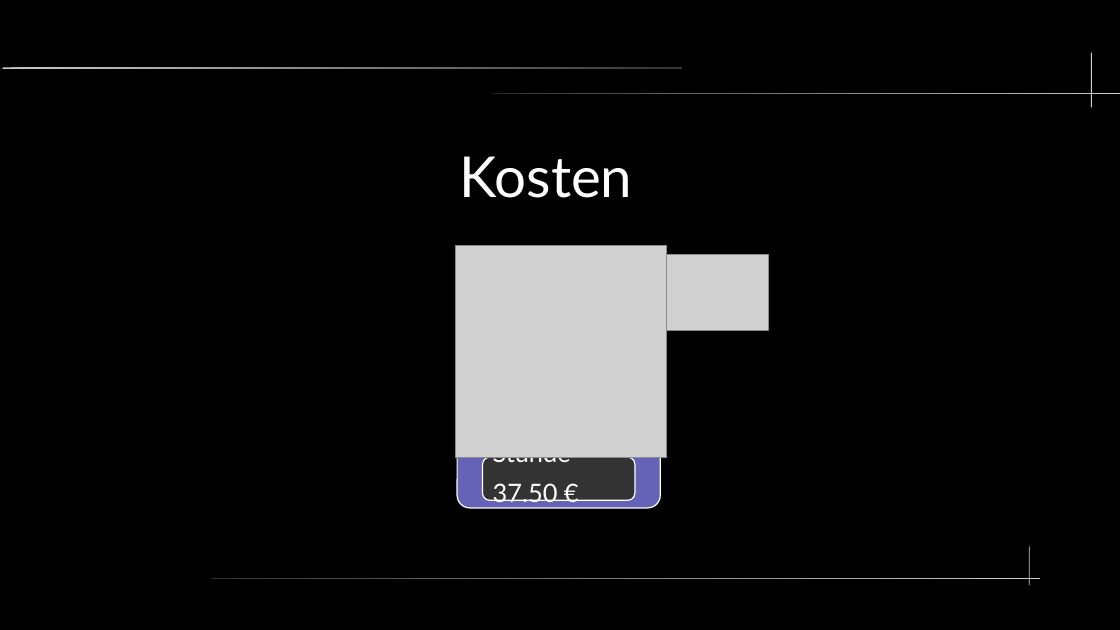
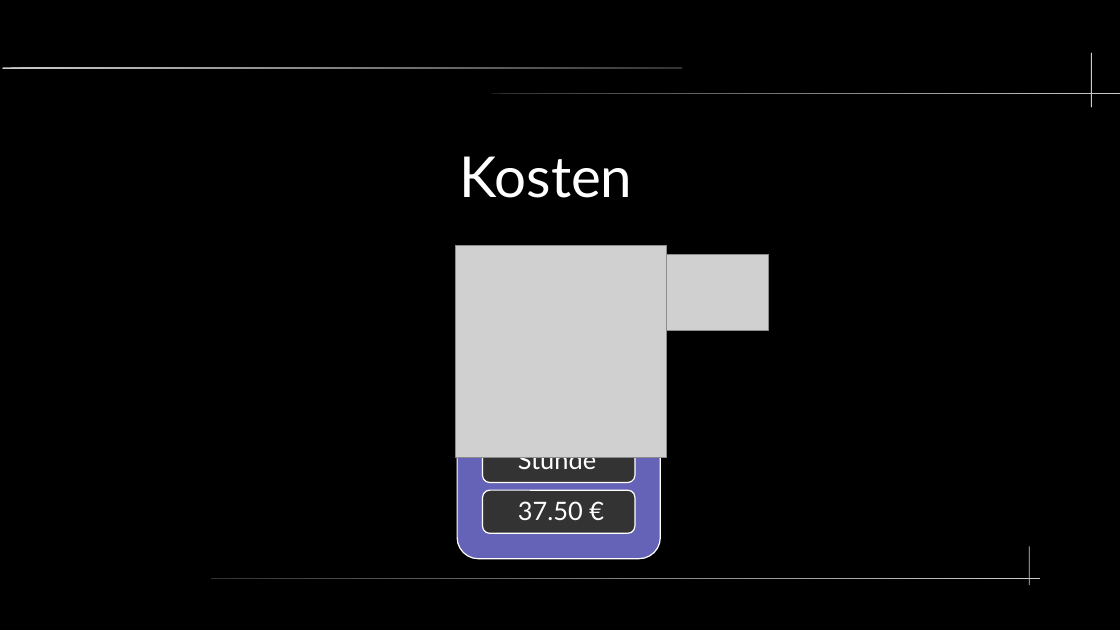
Before and after one commit to hyperbel/MatheProjekt22_23, a slide deck: slide 9 of Doc/Präsentation.odp. Drawn at 1120x630 pixels with LibreOffice and Linux fonts; fonts in the diff are those of the drawing; grey boxes stand for pictures. Boxes give left, top, right and bottom in pixels: in the first picture for what was removed or moved away, otherwise in the second. Text is boxed around its words. In the diff, an @@ line names an element or a change of style, - is before the commit and + after.

```diff
--- a/Doc/Präsentation.odp
+++ b/Doc/Präsentation.odp
@@ rounded rectangle: place and size @@
-rounded rectangle at [457,432,661,508]
+rounded rectangle at [457,432,661,559]
@@ rounded rectangle: place and size @@
-rounded rectangle at [483,457,635,500]
+rounded rectangle at [483,440,635,483]
@@ text "Stunde" rewrapped from [493,457,571,466] to [518,448,596,474] @@
@@ rounded rectangle added at [483,491,635,534], fill #333333, outline #FFFFFF 0.85 pt @@
@@ text "37.50 €" rewrapped from [493,484,558,507] to [518,501,583,520] @@
```
Also in this commit, not shown: 7 other slides changed, 1 other file.
